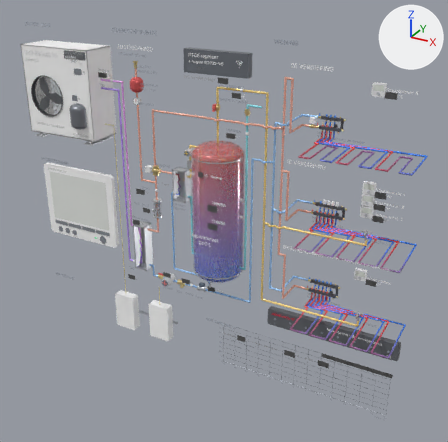
One commit to the glTF model custom_components/ecodash/frontend/ecodash-3d.glb: the scene before it, then after it.
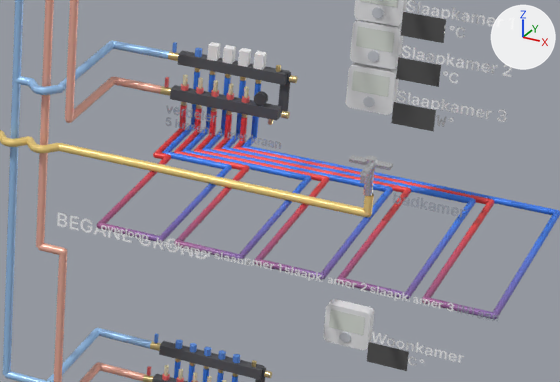
The first picture shows the older version from a 50 mm lens placed at (1274.0, -1223.0, 1045.0), pointed at (592.0, 18.0, 425.0). The close-ups show the older and then the newer version on the part from 60% to 93% of the width and 43% to 66% of the height of that picture. Only the edits that show in the close-ups are written down. The axes (+X, +Y, +Z) are drawn at upper right. The lights are the same throughout. Vertices at exactly the same position are counted once.

Names of what the first close-up shows: 'labels', 'lus_1e_0', 'lus_1e_1', 'lus_1e_2', 'lus_1e_3', 'lus_1e_4', 'pipe_vloer_aanvoer_1e', 'pipe_vloer_aanvoer_bg', 'pipe_vloer_stijg_aanvoer_neer', 'pipe_vloer_stijg_retour_op', 'pipe_warm_badkamer', 'verdeler_1e' and 38 more.
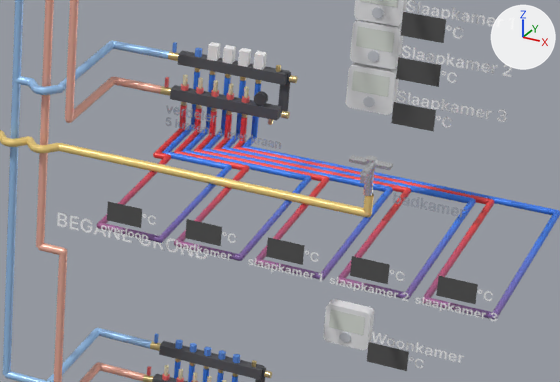
Where the change shows, as pixel boxes (x1, y1, x2, y2) in the close-ups (560 x 382 px):
'labels', reshaped
    before: (57, 0, 515, 365)
    after: (57, 0, 515, 368)
'txt_ret_1e_4', added
    after: (436, 276, 478, 304)
'txt_ret_1e_3', added
    after: (350, 256, 390, 284)
'txt_ret_1e_2', added
    after: (266, 237, 305, 265)
'txt_ret_1e_1', added
    after: (185, 219, 222, 246)
'txt_ret_1e_0', added
    after: (107, 201, 142, 228)
part 1 of me_labels, added
    after: (390, 270, 404, 281)
part 2 of me_labels, added
    after: (478, 290, 493, 301)
part 3 of me_labels, reshaped
    before: (157, 238, 249, 265)
    after: (143, 214, 319, 262)
part 4 of me_labels, surface changed
    before: (157, 26, 498, 365)
    after: (176, 25, 497, 368)

What changed in the scene script:
```text
Change me_labels:
    verts and faces of me_labels; kept vertices keep their numbers, new ones are numbered from 504
    remove me_labels.from_pydata(...)  # 504 vertices, 252 faces; spans x -513.0..513.0, y -76.0..76.0, z -439.0..439.0
    add me_labels.from_pydata(...)  # 524 vertices, 262 faces; spans x -513.0..513.0, y -76.0..76.0, z -439.0..439.0
    me_labels part 1: the loose piece of 4 vertices spanning x 450.0..460.0, y 1.0, z 80.0..90.0 is copied, and the copy is moved by (2.0, -77.0, -60.0); it spans x 452.0..462.0, y -76.0, z 20.0..29.0
    me_labels part 2: the loose piece of 4 vertices spanning x 450.0..460.0, y 1.0, z 80.0..90.0 is copied, and the copy is moved by (50.0, -77.0, -60.0); it spans x 500.0..510.0, y -76.0, z 20.0..29.0
    me_labels part 3
    add verts[380] = (330.0, -75.0, 17.0)  # moved
    add verts[381] = (365.0, -75.0, 17.0)  # moved
    add verts[382] = (365.0, -75.0, 9.0)  # moved
    add verts[383] = (330.0, -75.0, 9.0)  # moved
    add verts[504] = (319.0, -76.0, 20.0)
    add verts[505] = (310.0, -76.0, 20.0)  # pixel (140, 225)
    add verts[506] = (367.0, -76.0, 20.0)
    add verts[507] = (357.0, -76.0, 20.0)  # pixel (219, 243)
    add verts[508] = (414.0, -76.0, 20.0)
    add verts[509] = (405.0, -76.0, 20.0)  # pixel (302, 262)
    add for new, old in zip([*range(510, 516)], [*range(504, 510)]): verts[new] = verts[old] + (0.0, 0.0, 9.0)
    add faces += [(504, 510, 511), (504, 511, 505), (506, 512, 513), (506, 513, 507), (508, 514, 515), (508, 515, 509)]
    me_labels part 4: 62 kept faces spanning x -332.0..513.0, y -75.0..8.0, z -252.0..365.0 get new texture (UV) coordinates
Add me_txt_ret_1e_4:
    me_txt_ret_1e_4.from_pydata([(-10.5, 0.0, 6.0), (10.5, 0.0, 6.0), (10.5, 0.0, -6.0), (-10.5, 0.0, -6.0)], [], [(0, 2, 1), (0, 3, 2)])
    me_txt_ret_1e_4.materials.append(mat_mat_txt_ret_1e_4)  # dark grey #535353
Add me_txt_ret_1e_3:
    me_txt_ret_1e_3.from_pydata([(-10.5, 0.0, 6.0), (10.5, 0.0, 6.0), (10.5, 0.0, -6.0), (-10.5, 0.0, -6.0)], [], [(0, 2, 1), (0, 3, 2)])
    me_txt_ret_1e_3.materials.append(mat_mat_txt_ret_1e_3)  # dark grey #535353
Add me_txt_ret_1e_2:
    me_txt_ret_1e_2.from_pydata([(-10.5, 0.0, 6.0), (10.5, 0.0, 6.0), (10.5, 0.0, -6.0), (-10.5, 0.0, -6.0)], [], [(0, 2, 1), (0, 3, 2)])
    me_txt_ret_1e_2.materials.append(mat_mat_txt_ret_1e_2)  # dark grey #535353
Add me_txt_ret_1e_1:
    me_txt_ret_1e_1.from_pydata([(-10.5, 0.0, 6.0), (10.5, 0.0, 6.0), (10.5, 0.0, -6.0), (-10.5, 0.0, -6.0)], [], [(0, 2, 1), (0, 3, 2)])
    me_txt_ret_1e_1.materials.append(mat_mat_txt_ret_1e_1)  # dark grey #535353
Add me_txt_ret_1e_0:
    me_txt_ret_1e_0.from_pydata([(-10.5, 0.0, 6.0), (10.5, 0.0, 6.0), (10.5, 0.0, -6.0), (-10.5, 0.0, -6.0)], [], [(0, 2, 1), (0, 3, 2)])
    me_txt_ret_1e_0.materials.append(mat_mat_txt_ret_1e_0)  # dark grey #535353
Add ob_txt_ret_1e_4:
    ob_txt_ret_1e_4 = bpy.data.objects.new('txt_ret_1e_4', me_txt_ret_1e_4)
    ob_txt_ret_1e_4.location = (1030.7, -91.2, 462.0)
Add ob_txt_ret_1e_3:
    ob_txt_ret_1e_3 = bpy.data.objects.new('txt_ret_1e_3', me_txt_ret_1e_3)
    ob_txt_ret_1e_3.location = (983.1, -91.2, 462.0)
Add ob_txt_ret_1e_2:
    ob_txt_ret_1e_2 = bpy.data.objects.new('txt_ret_1e_2', me_txt_ret_1e_2)
    ob_txt_ret_1e_2.location = (935.5, -91.2, 462.0)
Add ob_txt_ret_1e_1:
    ob_txt_ret_1e_1 = bpy.data.objects.new('txt_ret_1e_1', me_txt_ret_1e_1)
    ob_txt_ret_1e_1.location = (887.9, -91.2, 462.0)
Add ob_txt_ret_1e_0:
    ob_txt_ret_1e_0 = bpy.data.objects.new('txt_ret_1e_0', me_txt_ret_1e_0)
    ob_txt_ret_1e_0.location = (840.3, -91.2, 462.0)
```
